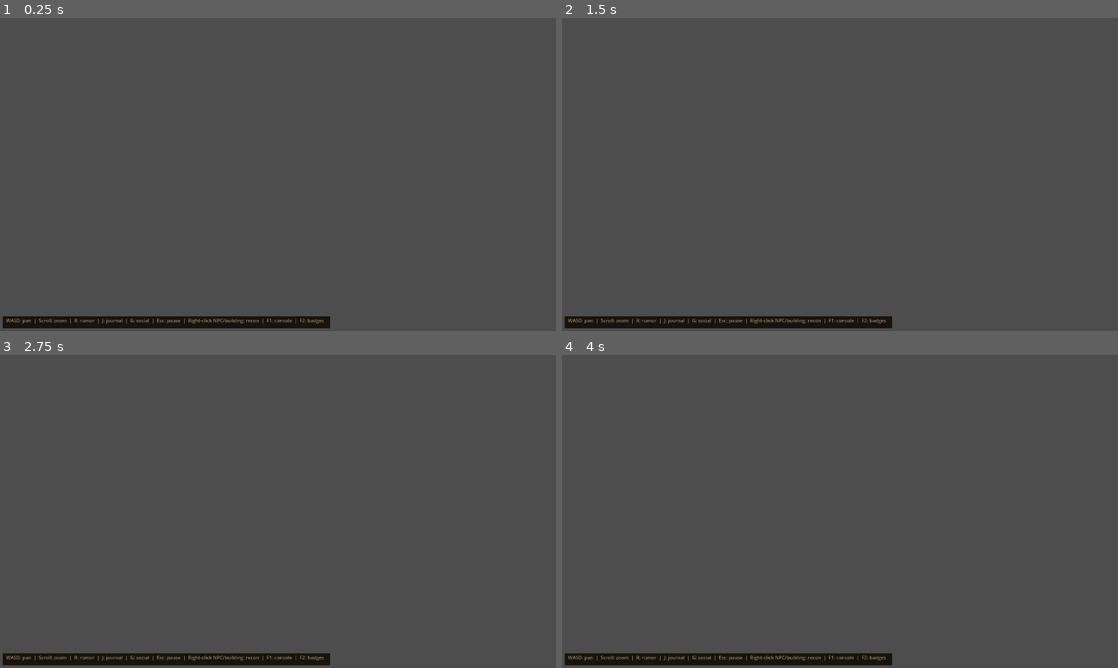
Above: before the commit, frames 1-4 (two rows, left to right).
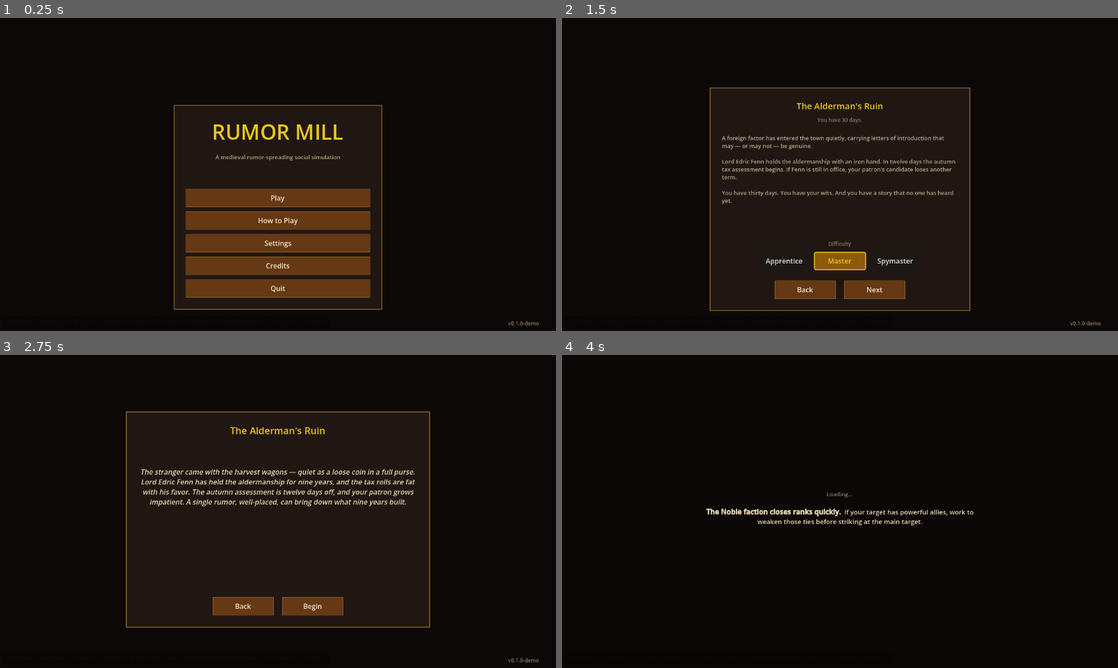
Above: after the commit, the same moments.

Repository: SrgtKillerSpark/Rumor-Mill
Game: Godot game, scene res://scenes/Main.tscn
The game is run twice, just before and just after one commit, with the same random seed, the same clock (stepped at 60 frames per second) and the same inputs.
Inputs (mouse positions are in pixels of both pictures, inside the frame that each line leads up to):
- Up to frame 1 (0.25 s): no input
- Up to frame 2 (1.5 s): click (840, 199) at 0.5 s, where only the run after the commit has a clickable "Play"; click (873, 293) at 1.25 s, where only the run after the commit has a clickable "Next"
- Up to frame 3 (2.75 s): click (311, 627) at 2 s, where only the run after the commit has a clickable "Next"
- Up to frame 4 (4 s): click (873, 605) at 2.75 s, where only the run after the commit has a clickable "Begin"; tap Enter at 3.5 s; move the mouse to (962, 495) at 3.52 s; hold S (camera_pan_down) from 3.53 s (still down); click (962, 495) at 3.67 s; tap Space at 3.77 s

The runs differ from the first frame. In frame 1, 98% of the frame differs, in the area x 0-100%, y 0-100%; in frame 2, 98%; in frame 3, 98%; in frame 4, 98%.
Error before the commit: Parse Error: Identifier "_base_color" not declared in the current scope. (res://scripts/npc.gd:1169)

Commit message:
fix: resolve 5 script/resource parse errors blocking release build (SPA-242)
- Register GameState as autoload in project.godot (was missing, referenced by world.gd)
- Add _base_color member to npc.gd (flash_click referenced undeclared variable)
- Fix type inference in rumor_panel.gd (use explicit Vector2 type for transform result)
- Fix town_tileset.tres sub_resource IDs to match string-based SubResource references
- Add extends RefCounted to scenario_analytics.gd and analytics_logger.gd
- Fix loading_tips.gd: CanvasLayer has no modulate; use wrapper Control node

Co-Authored-By: Paperclip <noreply@paperclip.ing>

Diff:
--- a/rumor_mill/scripts/loading_tips.gd
+++ b/rumor_mill/scripts/loading_tips.gd
@@ -33,6 +33,7 @@
 var _start_time:    float         = 0.0
 var _active:        bool          = false
 var _fade_tween:    Tween         = null
+var _wrapper:       Control       = null
 
 
 func _ready() -> void:
@@ -42,14 +43,18 @@
 
 
 func _build_ui() -> void:
+	_wrapper = Control.new()
+	_wrapper.set_anchors_preset(Control.PRESET_FULL_RECT)
+	add_child(_wrapper)
+
 	var backdrop := ColorRect.new()
 	backdrop.color = C_BACKDROP
 	backdrop.set_anchors_preset(Control.PRESET_FULL_RECT)
-	add_child(backdrop)
+	_wrapper.add_child(backdrop)
 
 	var center := CenterContainer.new()
 	center.set_anchors_preset(Control.PRESET_FULL_RECT)
-	add_child(center)
+	_wrapper.add_child(center)
 
 	var vbox := VBoxContainer.new()
 	vbox.custom_minimum_size = Vector2(640, 0)
@@ -78,12 +83,12 @@
 	_start_time = Time.get_ticks_msec() / 1000.0
 	_active = true
 	_tip_label.text = "[center]" + TIPS[randi() % TIPS.size()] + "[/center]"
-	modulate = Color(1.0, 1.0, 1.0, 0.0)
+	_wrapper.modulate = Color(1.0, 1.0, 1.0, 0.0)
 	visible = true
 	if _fade_tween:
 		_fade_tween.kill()
 	_fade_tween = create_tween()
-	_fade_tween.tween_property(self, "modulate:a", 1.0, 0.25)
+	_fade_tween.tween_property(_wrapper, "modulate:a", 1.0, 0.25)
 
 
 ## Call when the transition finishes. Hides immediately if it was faster than
@@ -103,5 +108,5 @@
 	if _fade_tween:
 		_fade_tween.kill()
 		_fade_tween = null
-	modulate = Color(1.0, 1.0, 1.0, 1.0)
+	_wrapper.modulate = Color(1.0, 1.0, 1.0, 1.0)
 	visible = false
--- a/rumor_mill/scripts/npc.gd
+++ b/rumor_mill/scripts/npc.gd
@@ -77,6 +77,7 @@
 var _pathfinder: AstarPathfinder = null
 var _walkable: Array[Vector2i] = []
 var _flash_tween: Tween = null
+var _base_color: Color = Color.WHITE
 
 # ── Visuals ──────────────────────────────────────────────────────────────────
 # Faction row index in npc_sprites.png (rows 0-2)
--- a/rumor_mill/scripts/rumor_panel.gd
+++ b/rumor_mill/scripts/rumor_panel.gd
@@ -945,5 +945,5 @@
 			ring_color = Color(1.0, 0.80, 0.15, 0.80)   # medium — yellow
 		else:
 			ring_color = Color(0.30, 0.90, 0.30, 0.75)  # low — green
-		var npc_screen := ct * npc.global_position
+		var npc_screen: Vector2 = ct * npc.global_position
 		_spread_draw_node.draw_arc(npc_screen, 15.0, 0.0, TAU, 24, ring_color, 2.0)
--- a/rumor_mill/scripts/scenario_analytics.gd
+++ b/rumor_mill/scripts/scenario_analytics.gd
@@ -4,6 +4,7 @@
 ## Wire via setup(world, day_night) from main.gd after world is ready.
 ## Read via get_timeline_data(), get_influence_ranking(), get_key_moments().
 
+extends RefCounted
 class_name ScenarioAnalytics
 
 var _world_ref: Node2D = null
Not shown: 1 places in rumor_mill/assets/town_tileset.tres that only renumber resources
